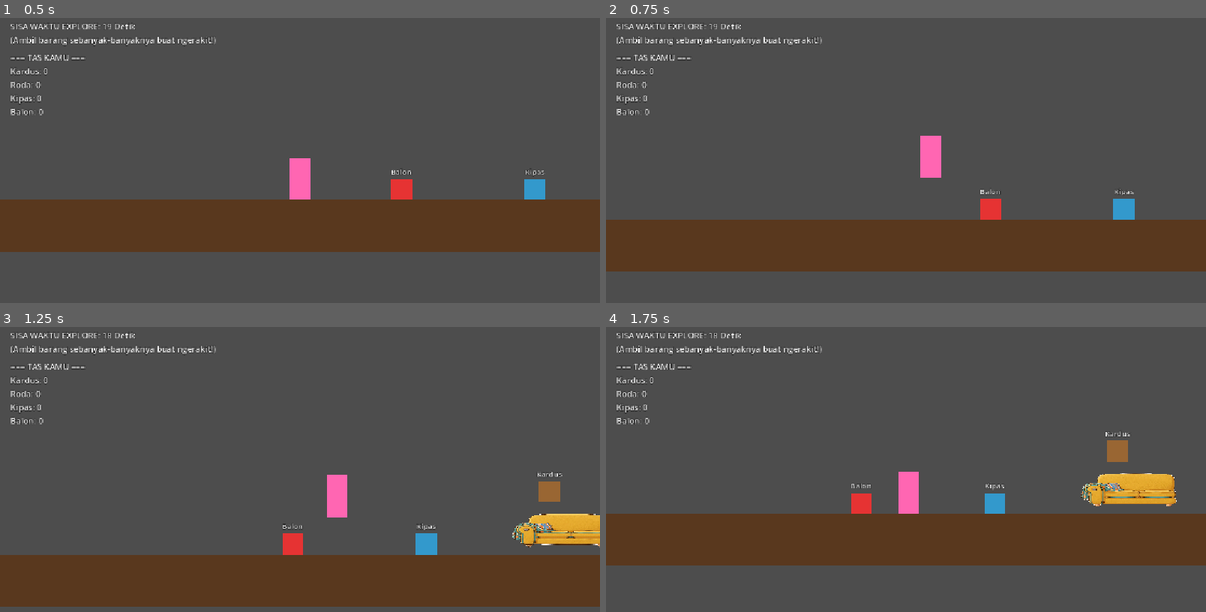
Above: before the commit, frames 1-4 (two rows, left to right).
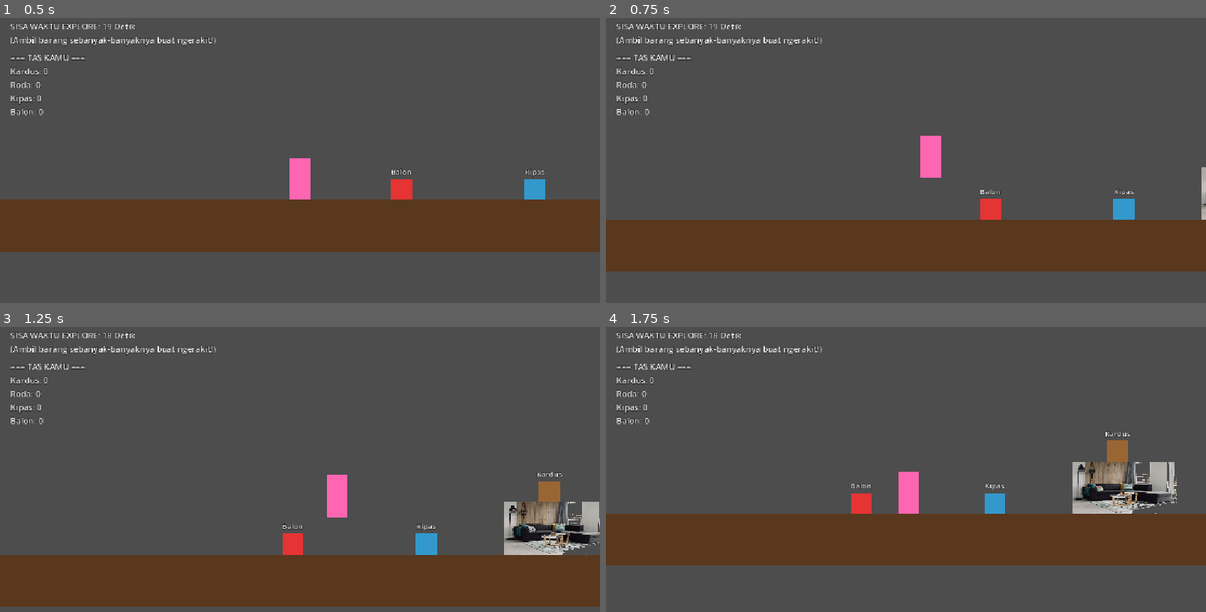
Above: after the commit, the same moments.

Repository: Akabim/gameseed
Game: Godot game, scene res://scenes/Explore.tscn
Same seed, same stepped clock (60 frames per second), same inputs: the game is played once before the commit and once after it.
Inputs (mouse positions are in pixels of both pictures, inside the frame that each line leads up to):
- Up to frame 1 (0.5 s): no input
- Up to frame 2 (0.75 s): tap Enter (ui_accept) at 0.5 s; move the mouse to (1038, 160) at 0.52 s; hold Right (ui_right) from 0.53 s (still down); tap R at 0.6 s; click (1038, 160) at 0.67 s
- Up to frame 3 (1.25 s): keep holding Right (ui_right); tap Enter (ui_accept) at 0.77 s
- Up to frame 4 (1.75 s): release Right (ui_right) at 1.25 s; drag from (786, 503) to (1032, 543) at 1.27 s

Frame 1 is identical in both runs. In frame 2, 0.1% of the frame differs, in the area x 99-100%, y 52-71%; in frame 3, 2.6%; in frame 4, 2.7%, in the area x 77-96%, y 47-66%.

Commit message:
style: replace AI generated art with real photographic studio furniture sprites and transparent backgrounds

Diff:
--- a/scenes/Explore.tscn
+++ b/scenes/Explore.tscn
@@ -61,7 +61,7 @@
 
 [node name="Sprite2D" type="Sprite2D" parent="Sofa"]
 texture = ExtResource("3_sofa")
-scale = Vector2(0.213447, 0.103306)
+scale = Vector2(0.250000, 0.174216)
 
 [node name="Chair" type="StaticBody2D" parent="."]
 position = Vector2(1100, 510)
@@ -84,7 +84,7 @@
 
 [node name="Sprite2D" type="Sprite2D" parent="Table"]
 texture = ExtResource("4_meja")
-scale = Vector2(0.339751, 0.149105)
+scale = Vector2(0.375000, 0.125000)
 
 [node name="BookStack" type="StaticBody2D" parent="."]
 position = Vector2(1720, 350)
@@ -107,7 +107,7 @@
 
 [node name="Sprite2D" type="Sprite2D" parent="Shelf"]
 texture = ExtResource("6_lemari")
-scale = Vector2(0.165289, 0.306122)
+scale = Vector2(0.150000, 0.541516)
 
 [node name="SecondFloor" type="StaticBody2D" parent="."]
 position = Vector2(3100, 275)
@@ -130,7 +130,7 @@
 
 [node name="Sprite2D" type="Sprite2D" parent="BedOnSecFloor"]
 texture = ExtResource("5_kasur")
-scale = Vector2(0.291807, 0.130890)
+scale = Vector2(0.325000, 0.184502)
 
 [node name="Step1" type="StaticBody2D" parent="."]
 position = Vector2(4350, 350)
Binary file changed: assets/kasur.png
Binary file changed: assets/lemari.png
Binary file changed: assets/meja.png
Binary file changed: assets/sofa.png
